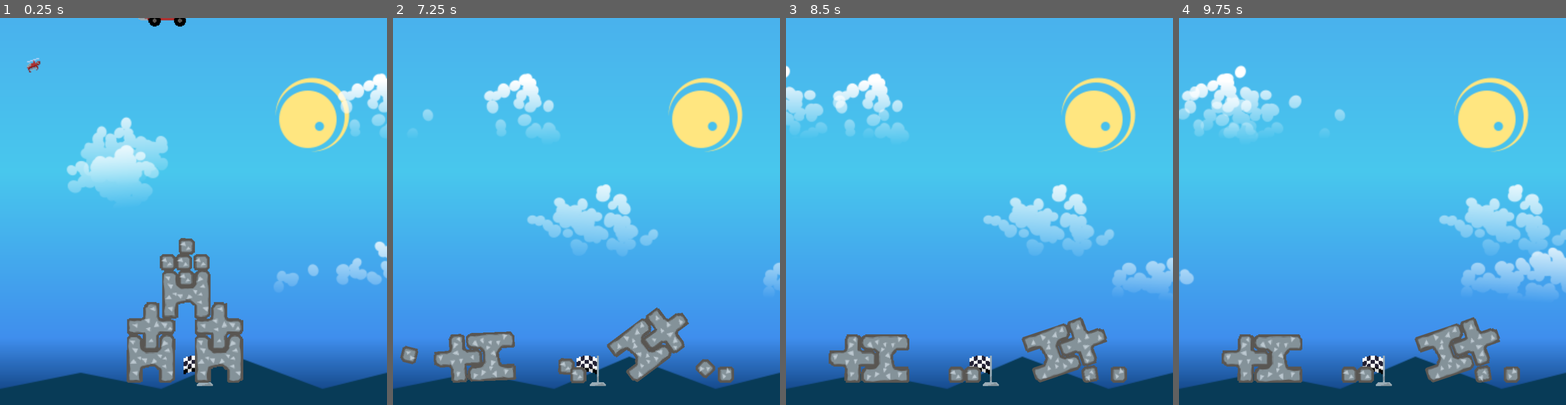
Above: before the commit, frames 1-4 (left to right).
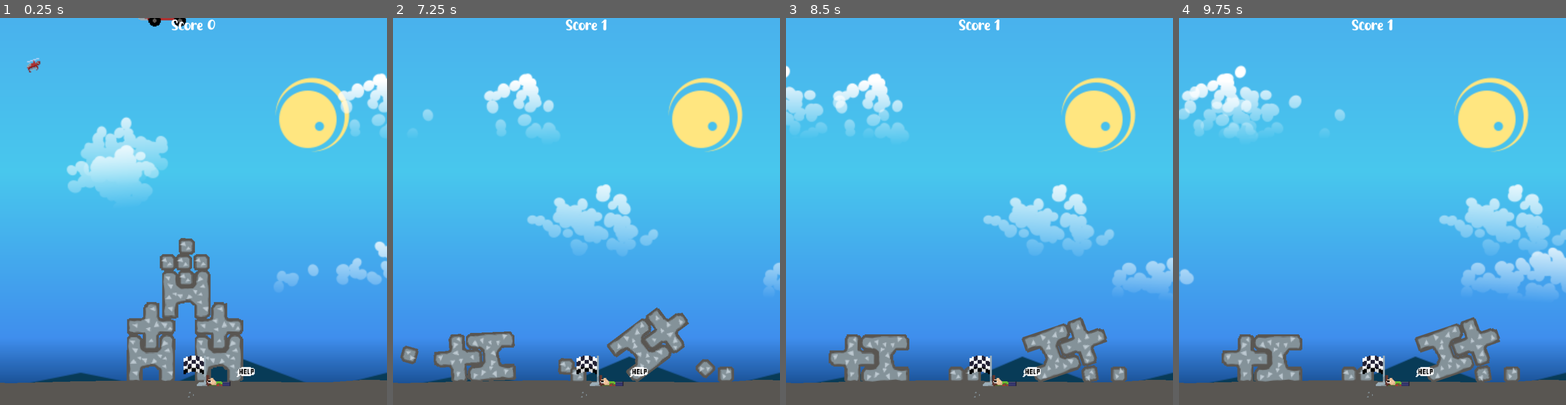
Above: after the commit, the same moments.

Repository: BeanPoleGamesDev/DynamiteParamedics
Game: Godot game, scene res://app/scenes/LevelOne.tscn
The game is run twice, just before and just after one commit, with the same random seed, the same clock (stepped at 60 frames per second) and the same inputs.
Inputs (mouse positions are in pixels of both pictures, inside the frame that each line leads up to):
- Up to frame 1 (0.25 s): no input
- Up to frame 2 (7.25 s): move the mouse to (671, 192) at 0.52 s; click (671, 192) at 0.6 s; move the mouse to (509, 230) at 1.27 s; click (509, 230) at 1.35 s; move the mouse to (625, 126) at 2.02 s; click (625, 126) at 2.1 s; move the mouse to (567, 288) at 2.77 s; click (567, 288) at 2.85 s; move the mouse to (702, 269) at 3.52 s; click (702, 269) at 3.6 s; move the mouse to (470, 153) at 4.27 s; click (470, 153) at 4.35 s; move the mouse to (605, 211) at 5.02 s; click (605, 211) at 5.1 s; move the mouse to (528, 114) at 5.77 s; click (528, 114) at 5.85 s; move the mouse to (671, 192) at 6.52 s; click (671, 192) at 6.6 s
- Up to frame 3 (8.5 s): move the mouse to (902, 230) at 7.27 s; click (902, 230) at 7.35 s; move the mouse to (1018, 126) at 8.02 s; click (1018, 126) at 8.1 s
- Up to frame 4 (9.75 s): move the mouse to (1353, 288) at 8.77 s; click (1353, 288) at 8.85 s; move the mouse to (1488, 269) at 9.52 s; click (1488, 269) at 9.6 s

The runs differ from the first frame. In frame 1, 6.4% of the frame differs, in the area x 0-100%, y 0-100%; in frame 2, 6.4%; in frame 3, 6.3%; in frame 4, 6.3%.

Commit message:
added abunch of crap

Diff:
--- /dev/null
+++ b/ambulance_death_condition.gd
@@ -0,0 +1,14 @@
+extends Node
+
+
+# Called when the node enters the scene tree for the first time.
+func _ready() -> void:
+	pass # Replace with function body.
+var has_ambulance_been_triggered = true
+
+# Called every frame. 'delta' is the elapsed time since the previous frame.
+func _process(delta: float) -> void:
+	if get_tree().get_nodes_in_group("ambulance").is_empty() and has_ambulance_been_triggered:
+		get_tree().call_group("death","death")
+		print("death state triggered")
+		has_ambulance_been_triggered = false
--- /dev/null
+++ b/ambulance_death_condition.tscn
@@ -0,0 +1,6 @@
+[gd_scene load_steps=2 format=3 uid="uid://djtqo80cxne2k"]
+
+[ext_resource type="Script" path="res://ambulance_death_condition.gd" id="1_aev8h"]
+
+[node name="ambulance_death_condition" type="Node"]
+script = ExtResource("1_aev8h")
--- a/app/objects/Ground.tscn
+++ b/app/objects/Ground.tscn
@@ -1,4 +1,6 @@
-[gd_scene load_steps=4 format=3 uid="uid://pr1xavi16le1"]
+[gd_scene load_steps=5 format=3 uid="uid://pr1xavi16le1"]
+
+[ext_resource type="Texture2D" uid="uid://plok00ecg24m" path="res://assets/blocks/ground.png" id="1_ggdht"]
 
 [sub_resource type="PhysicsMaterial" id="PhysicsMaterial_twjuk"]
 rough = true
@@ -19,3 +21,7 @@
 material = SubResource("CanvasItemMaterial_0fxcy")
 shape = SubResource("RectangleShape2D_67qbs")
 debug_color = Color(0.875817, 0.00042047, 0.834561, 0.42)
+
+[node name="Polygon2D" type="Polygon2D" parent="."]
+texture = ExtResource("1_ggdht")
+polygon = PackedVector2Array(-470, -21, -376, -16, -229, -20, -86, -22, -50, -22, 96, -19, 301, -18, 370, -23, 443, -22, 438, 60, -451, 66)
--- /dev/null
+++ b/app/objects/death_boundry.gd
@@ -0,0 +1,6 @@
+extends Node2D
+
+
+func _on_boundry_body_entered(body: Node2D) -> void:
+	if body.is_in_group("ambulance"):
+		body.queue_free()
--- /dev/null
+++ b/app/objects/death_boundry.tscn
@@ -0,0 +1,17 @@
+[gd_scene load_steps=3 format=3 uid="uid://s6d4wj1phk88"]
+
+[ext_resource type="Script" path="res://app/objects/death_boundry.gd" id="1_bkf8s"]
+
+[sub_resource type="RectangleShape2D" id="RectangleShape2D_5jctu"]
+size = Vector2(2788, 197)
+
+[node name="death_boundry" type="Node2D"]
+script = ExtResource("1_bkf8s")
+
+[node name="boundry" type="Area2D" parent="."]
+
+[node name="CollisionShape2D" type="CollisionShape2D" parent="boundry"]
+position = Vector2(0, 88.5)
+shape = SubResource("RectangleShape2D_5jctu")
+
+[connection signal="body_entered" from="boundry" to="." method="_on_boundry_body_entered"]
--- a/app/objects/flag.tscn
+++ b/app/objects/flag.tscn
@@ -1,7 +1,8 @@
-[gd_scene load_steps=4 format=3 uid="uid://dlc1kon5iqevb"]
+[gd_scene load_steps=5 format=3 uid="uid://dlc1kon5iqevb"]
 
 [ext_resource type="Script" path="res://app/objects/flag.gd" id="1_8oofb"]
 [ext_resource type="Texture2D" uid="uid://oeamf1817iew" path="res://assets/CheckeredFlag.png" id="1_n1og2"]
+[ext_resource type="Texture2D" uid="uid://dhqfq2ng8oyqy" path="res://assets/NotDeadGuy-SpriteSheet.png" id="3_iaivh"]
 
 [sub_resource type="RectangleShape2D" id="RectangleShape2D_never"]
 size = Vector2(64, 65)
@@ -16,9 +17,17 @@
 shape = SubResource("RectangleShape2D_never")
 
 [node name="Sprite2D" type="Sprite2D" parent="."]
+z_index = 1
 texture_filter = 1
 position = Vector2(0, -34)
 scale = Vector2(2.125, 2.125)
 texture = ExtResource("1_n1og2")
 
+[node name="Sprite2D2" type="Sprite2D" parent="."]
+z_index = 1
+texture_filter = 1
+position = Vector2(71, -25)
+scale = Vector2(2.125, 2.125)
+texture = ExtResource("3_iaivh")
+
 [connection signal="body_entered" from="Area2D" to="." method="_on_area_2d_body_entered"]
--- a/app/objects/mouse_click.gd
+++ b/app/objects/mouse_click.gd
@@ -16,6 +16,7 @@
 		var clickedBlock = overlappingBodies.front()
 		if (clickedBlock):
 			clickedBlock.add_child(bomb)
+			get_tree().call_group("score","increment_score")
 	pass
 
 func _physics_process(delta: float) -> void:
--- /dev/null
+++ b/app/objects/score.gd
@@ -0,0 +1,9 @@
+extends Control
+
+@onready var label: Label = $Label
+
+var score = 0
+
+func increment_score():
+	score += 1
+	label.text = "Score " + str(score)
--- /dev/null
+++ b/app/objects/score.tscn
@@ -0,0 +1,28 @@
+[gd_scene load_steps=3 format=3 uid="uid://bm4vsc8bp5iop"]
+
+[ext_resource type="FontFile" uid="uid://1opppsr1uvln" path="res://assets/choco_shake/Choco Shake.ttf" id="1_rbrir"]
+[ext_resource type="Script" path="res://app/objects/score.gd" id="1_xas67"]
+
+[node name="Score" type="Control" groups=["score"]]
+custom_minimum_size = Vector2(816, 816)
+layout_mode = 3
+anchors_preset = 15
+anchor_right = 1.0
+anchor_bottom = 1.0
+grow_horizontal = 2
+grow_vertical = 2
+script = ExtResource("1_xas67")
+
+[node name="Label" type="Label" parent="."]
+texture_filter = 1
+layout_mode = 1
+anchors_preset = 5
+anchor_left = 0.5
+anchor_right = 0.5
+offset_left = -20.0
+offset_right = 20.0
+offset_bottom = 23.0
+grow_horizontal = 2
+theme_override_fonts/font = ExtResource("1_rbrir")
+theme_override_font_sizes/font_size = 30
+text = "Score 0"
--- a/app/scenes/LevelBase.tscn
+++ b/app/scenes/LevelBase.tscn
@@ -1,8 +1,10 @@
-[gd_scene load_steps=4 format=3 uid="uid://dics4vpm8vwke"]
+[gd_scene load_steps=6 format=3 uid="uid://dics4vpm8vwke"]
 
 [ext_resource type="PackedScene" uid="uid://pr1xavi16le1" path="res://app/objects/Ground.tscn" id="1_84h51"]
-[ext_resource type="PackedScene" path="res://app/objects/background.tscn" id="1_l70hs"]
+[ext_resource type="PackedScene" uid="uid://bqapfsud5m86i" path="res://app/objects/background.tscn" id="1_l70hs"]
 [ext_resource type="PackedScene" uid="uid://cu4nn3n8c55l8" path="res://app/objects/Mouse Click.tscn" id="3_14x4k"]
+[ext_resource type="PackedScene" uid="uid://bm4vsc8bp5iop" path="res://app/objects/score.tscn" id="4_akoc1"]
+[ext_resource type="PackedScene" uid="uid://s6d4wj1phk88" path="res://app/objects/death_boundry.tscn" id="5_hsmab"]
 
 [node name="LevelBase" type="Node2D"]
 
@@ -12,3 +14,15 @@
 position = Vector2(395, 786)
 
 [node name="MouseClick" parent="." instance=ExtResource("3_14x4k")]
+
+[node name="Score" parent="." instance=ExtResource("4_akoc1")]
+anchors_preset = 0
+anchor_right = 0.0
+anchor_bottom = 0.0
+offset_right = 816.0
+offset_bottom = 816.0
+grow_horizontal = 1
+grow_vertical = 1
+
+[node name="death_boundry" parent="." instance=ExtResource("5_hsmab")]
+position = Vector2(400, 1168)
--- a/project.godot
+++ b/project.godot
@@ -22,6 +22,11 @@
 window/size/mode=2
 window/stretch/mode="viewport"
 
+[global_group]
+
+score=""
+ambulance=""
+
 [input]
 
 bomb={
Not shown: 1 places in app/objects/Dynamite.tscn that only renumber resources
Not shown: 1 places in app/scenes/LevelOne.tscn that only renumber resources
Binary file added: assets/choco_shake/Choco Shake.jpg
Binary file added: assets/choco_shake/Choco Shake.otf
Binary file added: assets/choco_shake/Choco Shake.ttf
Not shown, added: assets/choco_shake/More Info.txt
Not shown, added: assets/choco_shake/Read Me.pdf
